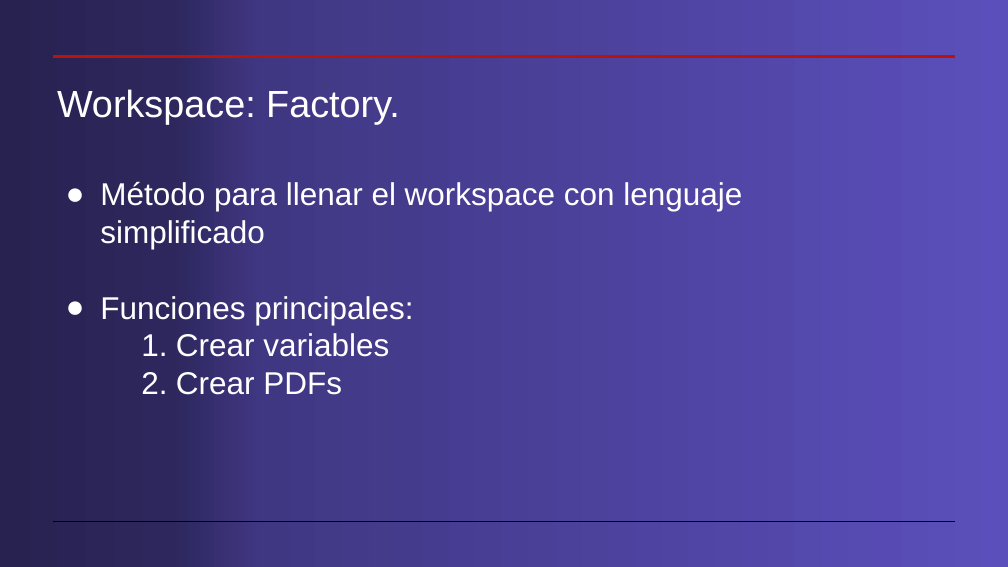
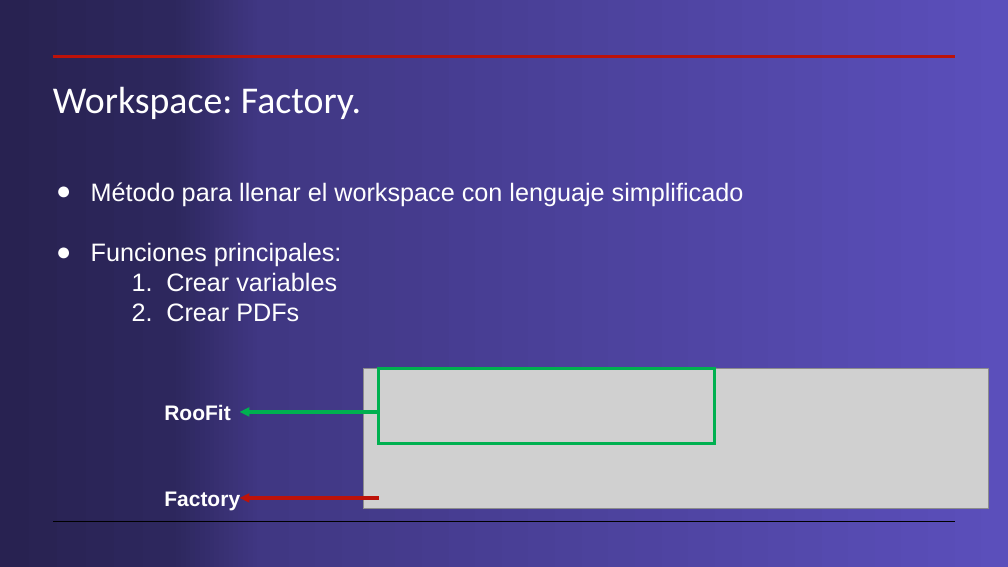
Before and after one commit to cdavidgutierrez/ProyectoFinal_CERN_ROOT, a slide deck: slide 9 of Workspaces en root.pptx (slide 7 before the commit). Drawn at 1008x567 pixels with LibreOffice and Linux fonts; fonts in the diff are those of the drawing; grey boxes stand for pictures. Boxes give left, top, right and bottom in pixels: in the first picture for what was removed or moved away, otherwise in the second. Text is boxed around its words. In the diff, an @@ line names an element or a change of style, - is before the commit and + after.

```diff
--- a/Workspaces en root.pptx
+++ b/Workspaces en root.pptx
@@ title "Workspace: Factory." at [53,86,361,119]: font Arial to Calibri @@
@@ text "Método para llenar el workspace ...": place and size @@
-text "Método para llenar el workspace ..." at [100,182,742,395]
+text "Método para llenar el workspace ..." at [91,182,744,322]
@@ text "Método para llenar el workspace ..." at [91,182,744,322]: size 30 to 24 pt @@
@@ picture added at [363,369,988,509] @@
@@ rectangle added at [379,369,715,443], outline #00B050 3 pt @@
@@ text added at [164,404,231,420], 20 pt, text #FFFFFF, bold @@
+RooFit
@@ arrow added from (379, 412) to (240, 412), #00B050 3 pt @@
@@ text added at [164,491,240,510], 20 pt, text #FFFFFF, bold @@
+Factory
@@ arrow added from (379, 498) to (240, 498), #BD1209 3 pt @@
```
Also in this commit, not shown: 16 other slides changed, 5 slides added, 1 slide removed.
